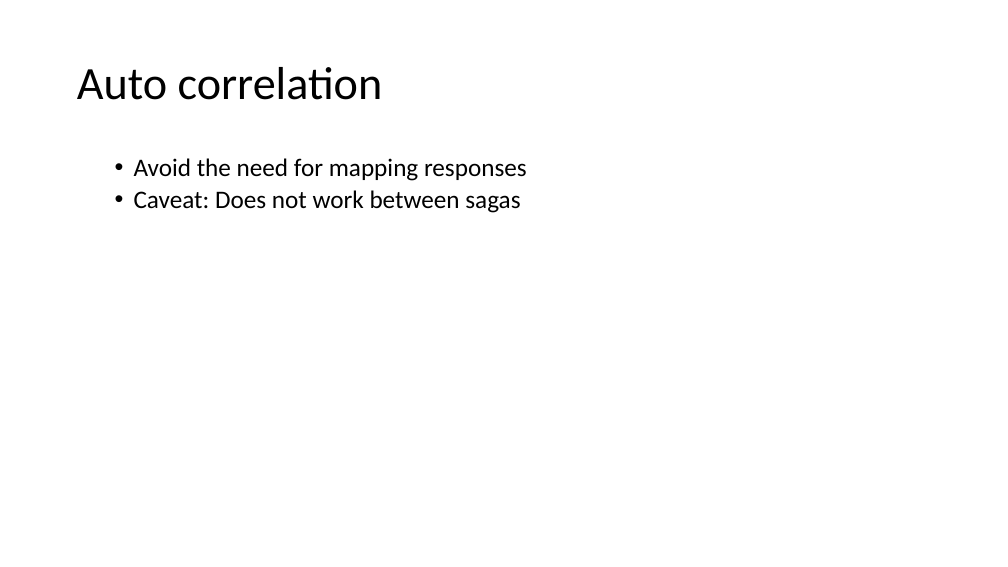
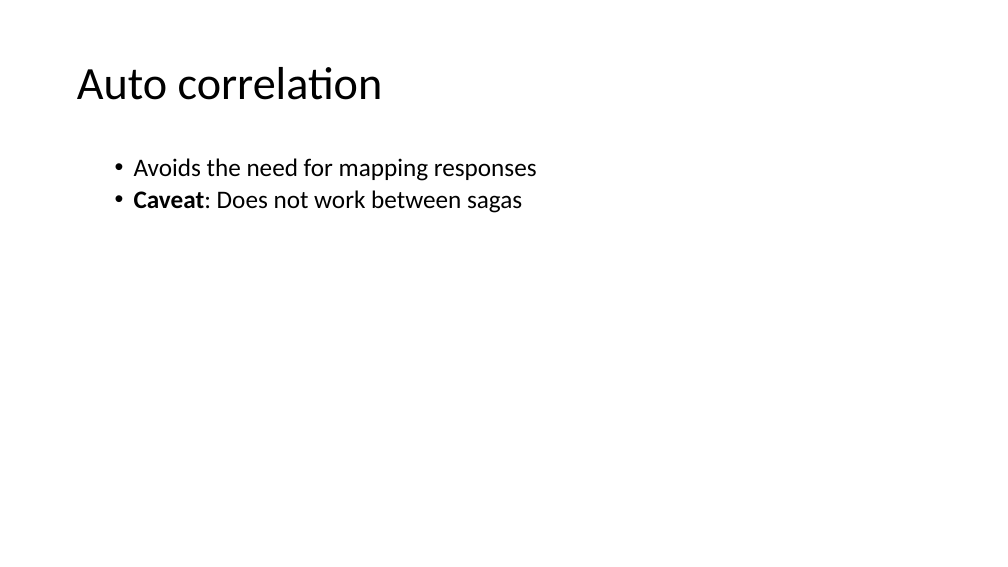
Before and after one commit to Particular/SagaMasterClass, a slide deck: slide 35 of SagaMasterClass.pptx. Drawn at 1008x567 pixels with LibreOffice and Linux fonts; fonts in the diff are those of the drawing. Boxes give left, top, right and bottom in pixels: in the first picture for what was removed or moved away, otherwise in the second. Text is boxed around its words. In the diff, an @@ line names an element or a change of style, - is before the commit and + after.

```diff
--- a/SagaMasterClass.pptx
+++ b/SagaMasterClass.pptx
@@ text at <box>134,158,537,181</box>: text changed @@
-  • Avoid the need for mapping responses
+  • Avoids the need for mapping responses
@@ text at <box>134,190,522,213</box>: bold on in "Caveat:" @@
```
Also in this commit, not shown: 12 other slides changed, 1 slide removed.
